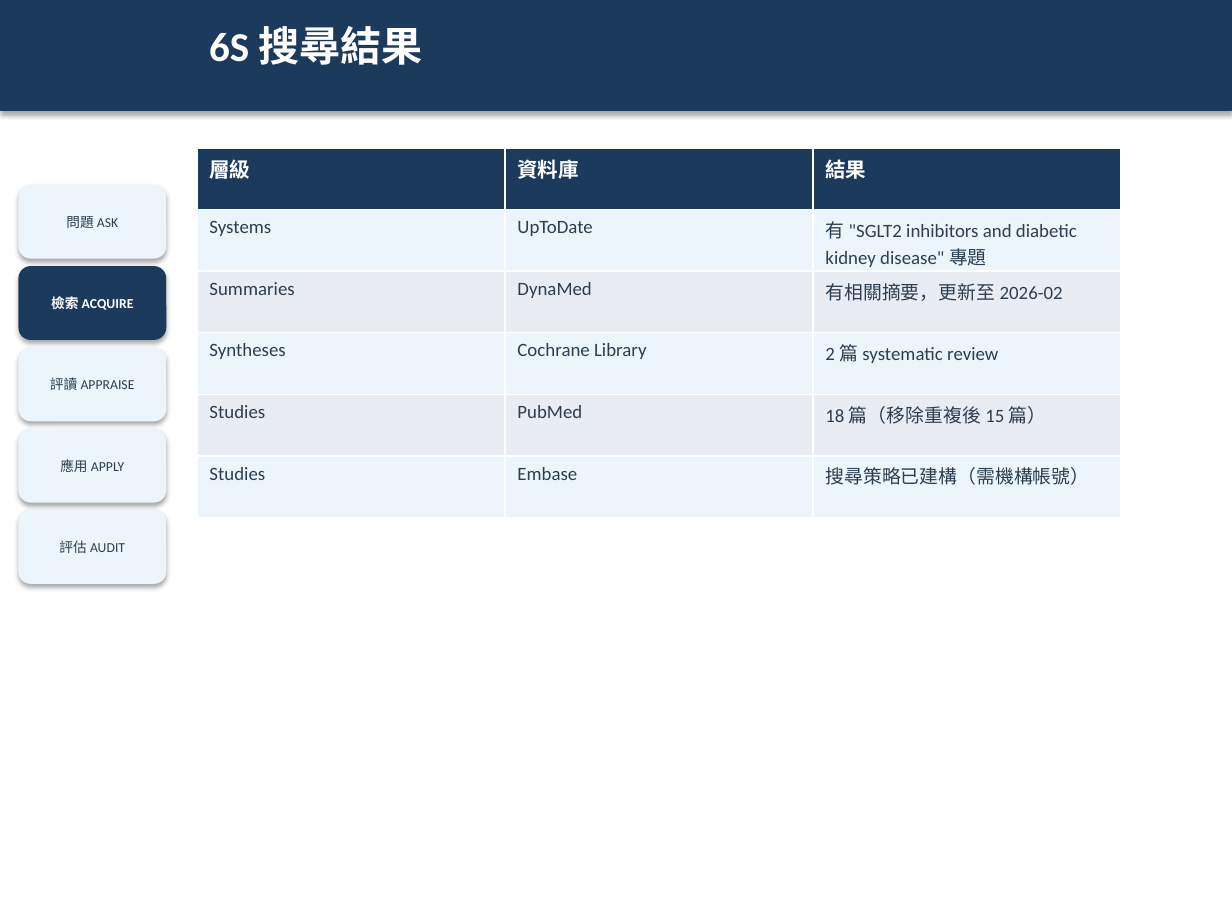
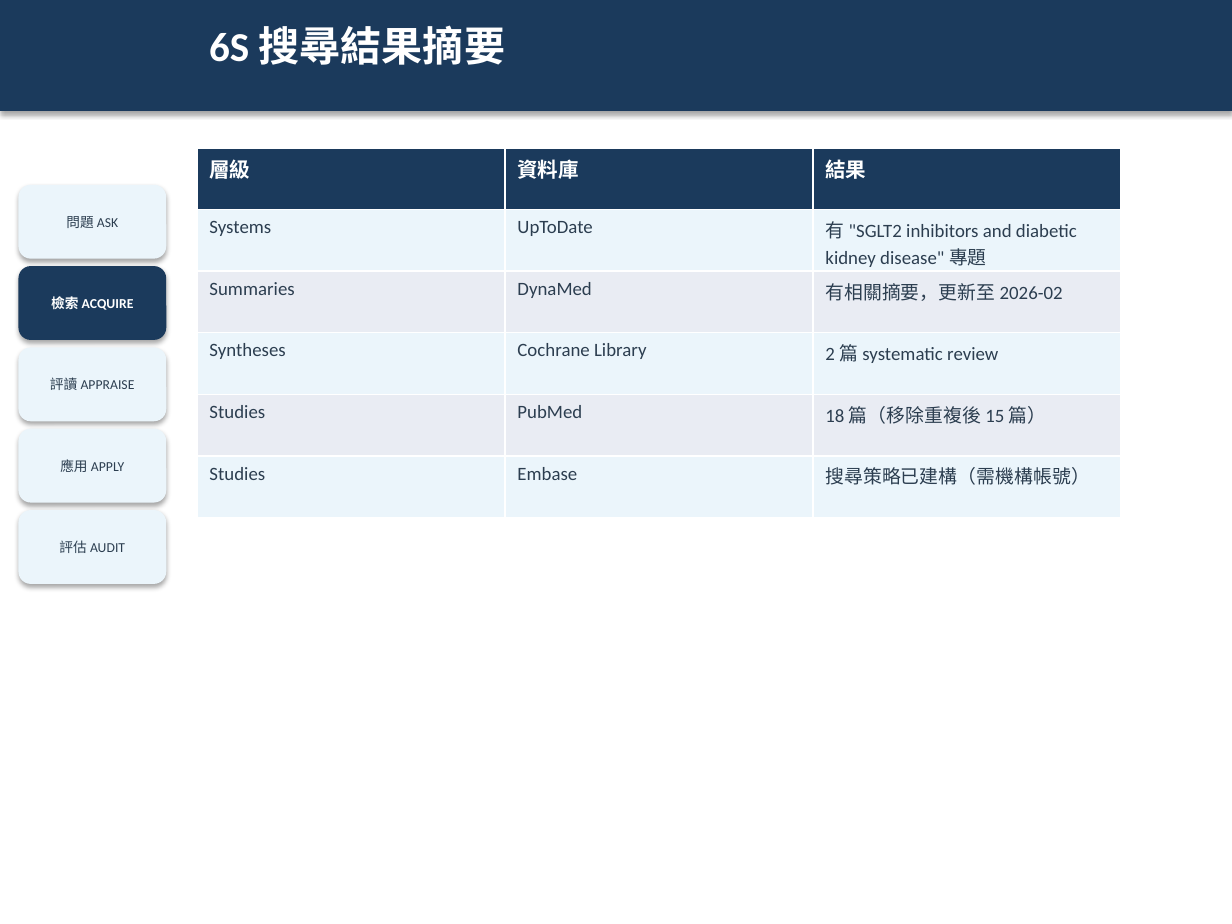
Before and after one commit to platypus31/ebm-report-pipeline, a slide deck: slide 17 of projects/example-sglt2i-ckd/06_slides/ebm-report.pptx (slide 7 before the commit). Drawn at 1232x924 pixels with LibreOffice and Linux fonts; fonts in the diff are those of the drawing. Boxes give left, top, right and bottom in pixels: in the first picture for what was removed or moved away, otherwise in the second. Text is boxed around its words. In the diff, an @@ line names an element or a change of style, - is before the commit and + after.

```diff
--- a/projects/example-sglt2i-ckd/06_slides/ebm-report.pptx
+++ b/projects/example-sglt2i-ckd/06_slides/ebm-report.pptx
@@ text at <box>209,25,505,65</box>: text changed @@
-6S 搜尋結果
+6S 搜尋結果摘要
```
Also in this commit, not shown: 13 other slides changed, 22 slides added, 3 other files.
